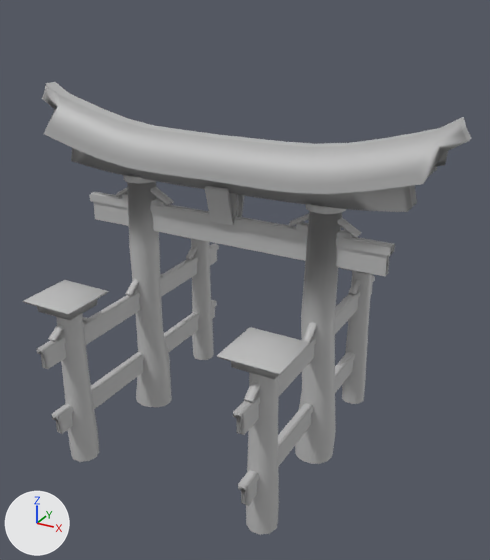
What one commit did to the FBX model Project Client Call/Assets/Objects/Environment/Archway_2_obj.fbx.
Rendered twice from a 50 mm lens placed at (9.16, -16.31, 13.47), pointed at (0.24, -0.1, 5.36). The lights are fixed; the arrows at lower left show +X, +Y and +Z. Where no turn or scale is listed for an object, it has been applied to the vertices. Vertices at the same position are counted once.
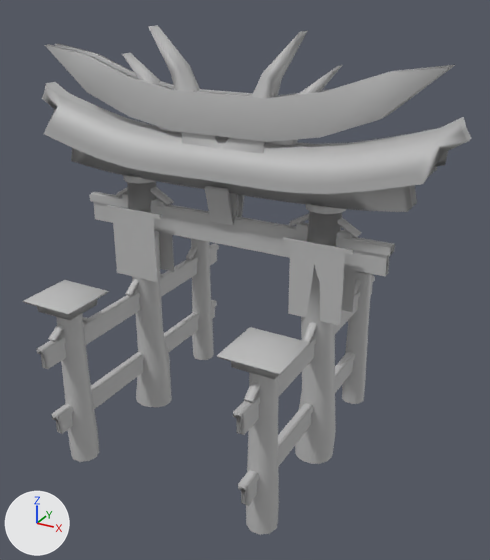
Where the newer file only moved an object's origin or applied its transform, the numbers keep the older frame.

Boxes (x1, y1, x2, y2) around the edits, measured in the pictures (490 x 560 px):
'polySurface67', reshaped (13% taller): before (23, 82, 472, 535); after (23, 25, 472, 535)
'Flags', added: after (112, 210, 356, 326)
part 1 of me_mesh, added: after (283, 237, 353, 255)
part 2 of me_mesh, added: after (107, 205, 161, 219)
part 3 of me_mesh, added: after (45, 44, 452, 142)
part 4 of me_mesh, added: after (54, 43, 456, 117)
part 5 of me_mesh, added: after (148, 25, 307, 154)
part 6 of me_mesh, added: after (122, 53, 180, 133)
part 7 of me_mesh, added: after (267, 65, 342, 145)

Patch to the scene script:
```diff
--- a/Project Client Call/Assets/Objects/Environment/Archway_2_obj.fbx.py
+++ b/Project Client Call/Assets/Objects/Environment/Archway_2_obj.fbx.py
@@ mat_lambert2 @@
+mat_lambert2 = principled_material('lambert2')
+mat_lambert2.base_color = (0.5, 0.5, 0.5)  # grey #bcbcbc
@@ mat_lambert3 @@
+mat_lambert3 = principled_material('lambert3')
+mat_lambert3.base_color = (0.5, 0.5, 0.5)  # grey #bcbcbc
@@ me_mesh @@
 # used by ob_polysurface67; location = (-0.44, -0.1, 5.23)
-me_mesh.from_pydata(...)  # 1226 vertices, 980 faces; spans x -6.58..6.58, y -4.64..4.64, z -5.35..5.35
+me_mesh.from_pydata(...)  # 1376 vertices, 1116 faces; spans x -6.58..6.58, y -4.64..4.64, z -5.35..7.12
+# me_mesh part 1: a new loose piece, a box spanning x 2.071..4.071, y -0.38..-0.307, z 1.713..1.819, in mat_lambert1 (grey #bcbcbc)
+# me_mesh part 2: a new loose piece, a box spanning x -4.037..-2.037, y -0.38..-0.307, z 1.713..1.819, in mat_lambert1 (grey #bcbcbc)
+# me_mesh part 3: a new loose piece of 32 vertices spanning x -6.11..6.0, y -0.19..0.02, z 4.36..6.5, in mat_lambert1 (grey #bcbcbc)
+# me_mesh part 4: a new loose piece of 32 vertices spanning x -6.11..6.0, y 0.22..0.43, z 4.36..6.5, in mat_lambert1 (grey #bcbcbc)
+# me_mesh part 5: a new loose piece of 26 vertices spanning x -2.28..2.28, y -0.11..0.35, z 3.96..7.12, in mat_lambert1 (grey #bcbcbc)
+# me_mesh part 6: a new loose piece of 14 vertices spanning x -3.28..-1.27, y -0.07..0.32, z 3.9..6.36, in mat_lambert1 (grey #bcbcbc)
+# me_mesh part 7: a new loose piece of 14 vertices spanning x 1.27..3.27, y -0.07..0.32, z 3.9..6.36, in mat_lambert1 (grey #bcbcbc)
 me_mesh.materials.append(mat_lambert1)
+me_mesh.materials.append(mat_lambert2)  # grey #bcbcbc
@@ me_mesh_1 @@
+me_mesh_1.from_pydata(...)  # 484 vertices, 400 faces; spans x -3.87..3.87, y -0.94..0.0, z -1.09..1.09
+me_mesh_1.materials.append(mat_lambert3)  # grey #bcbcbc
@@ ob_flags @@
+ob_flags = bpy.data.objects.new('Flags', me_mesh_1)
+ob_flags.location = (-0.43, 0.47, 5.89)
```
